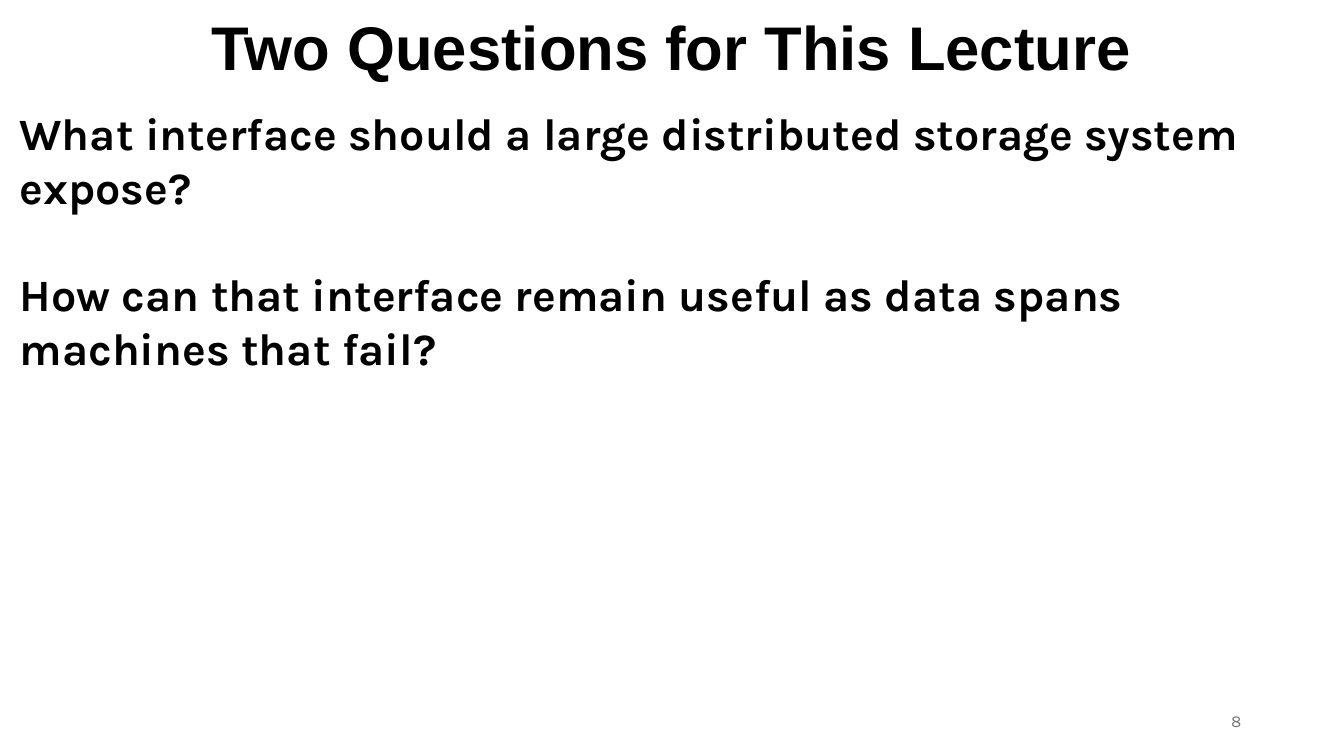
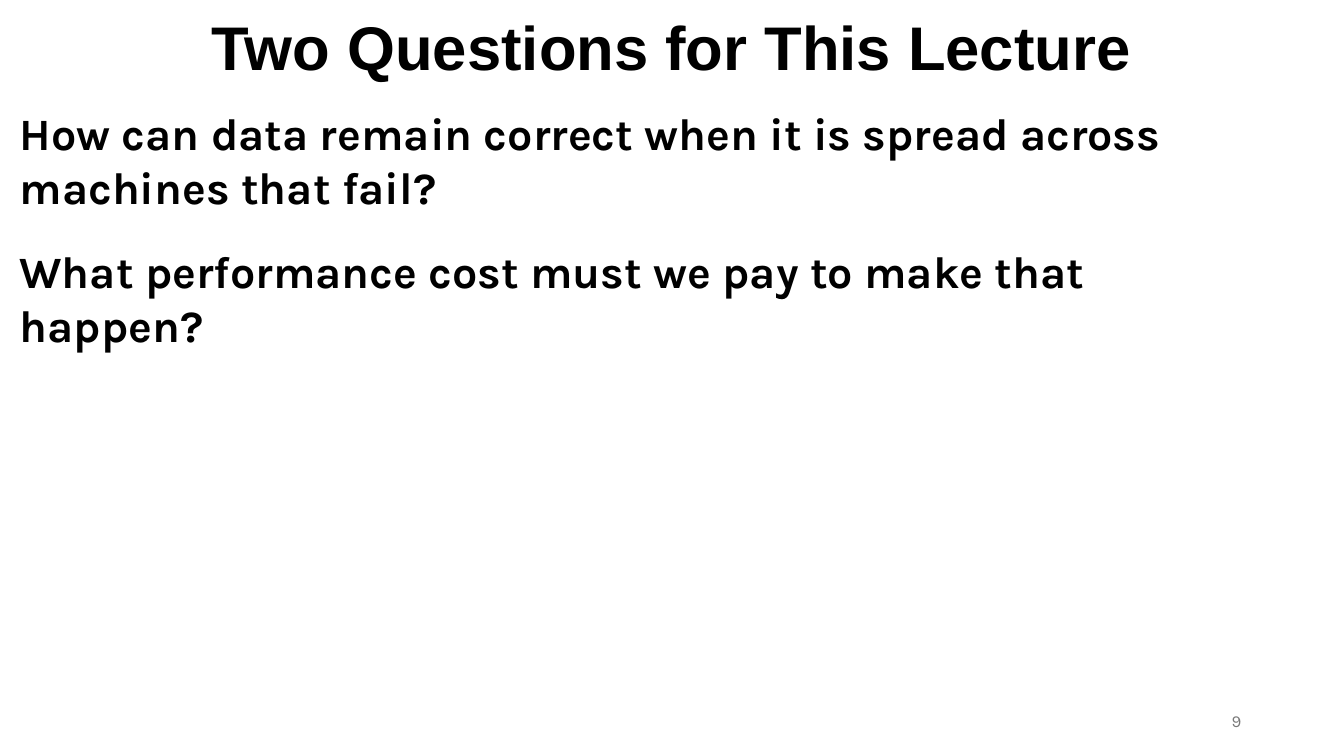
Before and after one commit to ec528/ec528.github.io, a slide deck: slide 9 of slides/fall26/4-gfs.pptx (slide 8 before the commit). Drawn at 1344x756 pixels with LibreOffice and Linux fonts; fonts in the diff are those of the drawing. Boxes give left, top, right and bottom in pixels: in the first picture for what was removed or moved away, otherwise in the second. Text is boxed around its words. In the diff, an @@ line names an element or a change of style, - is before the commit and + after.

Commit message:
Clarify GFS replication tradeoff questions

```diff
--- a/slides/fall26/4-gfs.pptx
+++ b/slides/fall26/4-gfs.pptx
@@ text at (20,118,1160,353): text changed @@
-What interface should a large distributed storage system expose?
-How can that interface remain useful as data spans machines that fail?
+How can data remain correct when it is spread across machines that fail?
+What performance cost must we pay to make that happen?
```
Also in this commit, not shown: 3 other slides changed, 1 slide added.
